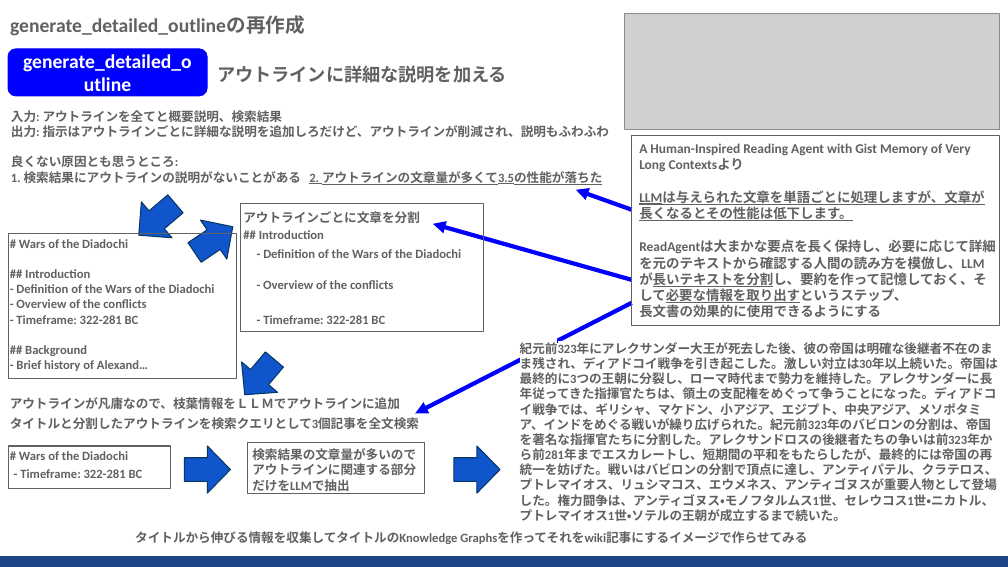
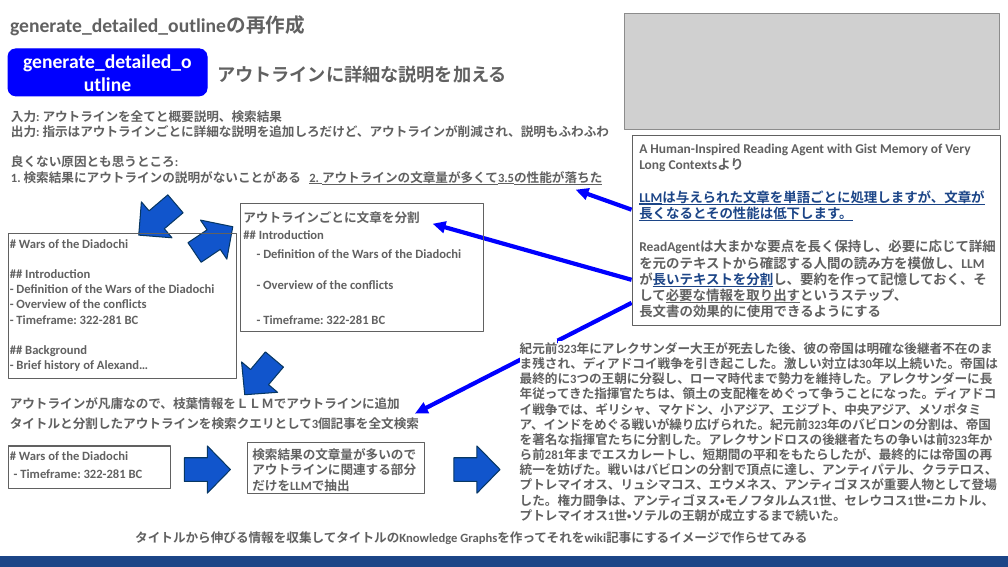
Before and after one commit to sekihan02/WikiLikeSearchLLMAgent, a slide deck: slide 5 of WikiLikeSearchLLMAgent.pptx. Drawn at 1008x567 pixels with LibreOffice and Linux fonts; fonts in the diff are those of the drawing; grey boxes stand for pictures. Boxes give left, top, right and bottom in pixels: in the first picture for what was removed or moved away, otherwise in the second. Text is boxed around its words. In the diff, an @@ line names an element or a change of style, - is before the commit and + after.

```diff
--- a/WikiLikeSearchLLMAgent.pptx
+++ b/WikiLikeSearchLLMAgent.pptx
@@ text at box(639, 191, 996, 317): text colour #616161 to #1C4587 in "LLMは与えられた文章を単語ごとに処理しますが、文章が長くなるとその性能は低下します。", "ReadAgentは大まかな要点を長く保持し、必要に応じて詳細を元のテキストから確認する人間の読み方を模倣し、LLMが長 ..." @@
```
Also in this commit, not shown: 3 other slides changed, 3 slides added, 9 other files.
